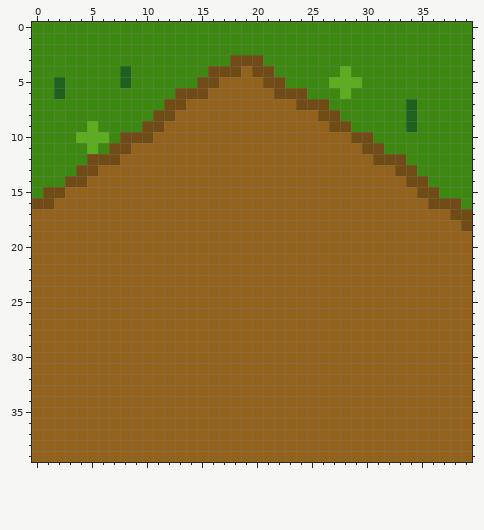
Edited in one commit: pixel-art sprite (Images/house2.png). Above, as it was before the edit.
The file is 40x40 pixels.
Once edited:
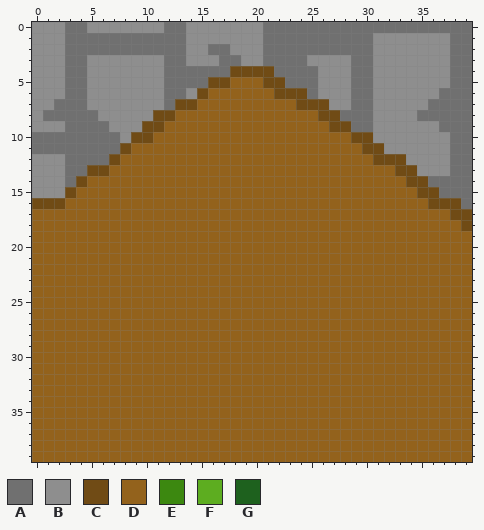
Palette (. is transparent): A #707070  B #8e8e8e  C #704b15  D #93621c  E #3c8810  F #5dad20  G #1e611e
From old to new:
Colour C becomes colour A in row 3 at x 18; in row 4 at x 16 to 17; in row 5 at x 15; in row 6 at x 13; in row 7 at x 12; in row 11 at x 7.
Colour C becomes colour A in row 12 at x 5 to 6; in row 13 at x 4; in row 14 at x 3.
Colour E becomes colour A in row 0 at x 3 to 4, 12 to 13 and 21 to 39; in row 1 at x 3 to 13, 21 to 30 and 38 to 39; in row 2 at x 3 to 13, 16 to 17, 21 to 30 and 38 to 39; in row 3 at x 3 to 4, 12 to 13, 17, 21 to 24, 29 to 30 and 38 to 39; in row 4 at x 3 to 4, 12 to 15, 22 to 25, 29 to 30 and 38 to 39; in row 5 at x 3 to 4, 12 to 14, 23 to 25, 30 and 38 to 39.
Colour E becomes colour A in row 6 at x 3 to 4, 12, 25, 29 to 30 and 37 to 39; in row 7 at x 2 to 4, 29 to 30 and 36 to 39; in row 8 at x 1 to 5, 28 to 30 and 35 to 39; in row 9 at x 3 to 4, 6, 29 to 30 and 37 to 39; in row 10 at x 0 to 3, 7 and 38 to 39; in row 11 at x 0 to 4, 6 and 38 to 39.
Colour E becomes colour A in row 12 at x 3 to 4 and 38 to 39; in row 13 at x 3 and 38 to 39; in row 14 at x 36 to 39; in row 15 at x 37 to 39; in row 16 at x 39.
Colour F becomes colour A in row 5 at x 29; in row 9 at x 5; in row 10 at x 4 to 6; in row 11 at x 5.
Colour C becomes colour B in row 3 at x 19 to 20; in row 6 at x 14; in row 10 at x 8; in row 15 at x 1 to 2.
Colour E becomes colour B in row 0 at x 0 to 2, 5 to 11 and 14 to 20; in row 1 at x 0 to 2, 14 to 20 and 31 to 37; in row 2 at x 0 to 2, 14 to 15, 18 to 20 and 31 to 37; in row 3 at x 0 to 2, 5 to 11, 14 to 16, 25 to 28 and 31 to 37; in row 4 at x 0 to 2, 5 to 7, 9 to 11, 26 to 27 and 31 to 37; in row 5 at x 0 to 1, 5 to 7, 9 to 11, 26 and 31 to 37.
Colour E becomes colour B in row 6 at x 0 to 1, 5 to 11, 26 to 27 and 31 to 36; in row 7 at x 0 to 1, 5 to 11, 27 to 28, 31 to 33 and 35; in row 8 at x 0, 6 to 10 and 31 to 33; in row 9 at x 0 to 2, 7 to 9, 31 to 33 and 35 to 36; in row 10 at x 31 to 37; in row 11 at x 32 to 37.
Colour E becomes colour B in row 12 at x 0 to 2 and 34 to 37; in row 13 at x 0 to 2 and 35 to 37; in row 14 at x 0 to 2; in row 15 at x 0.
Colour F becomes colour B in row 4 at x 28; in row 5 at x 27 to 28; in row 6 at x 28.
Colour G becomes colour B in row 4 at x 8; in row 5 at x 2 and 8; in row 6 at x 2; in rows 7 to 9 at x 34.
Colour D becomes colour C in row 4 at x 19; in row 5 at x 17; in row 7 at x 14; in row 13 at x 6; in row 15 at x 3; in row 16 at x 2.
Pixel boxes of the changes (left, top, right, bottom) in both pictures:
changed: (32, 22, 472, 209)
